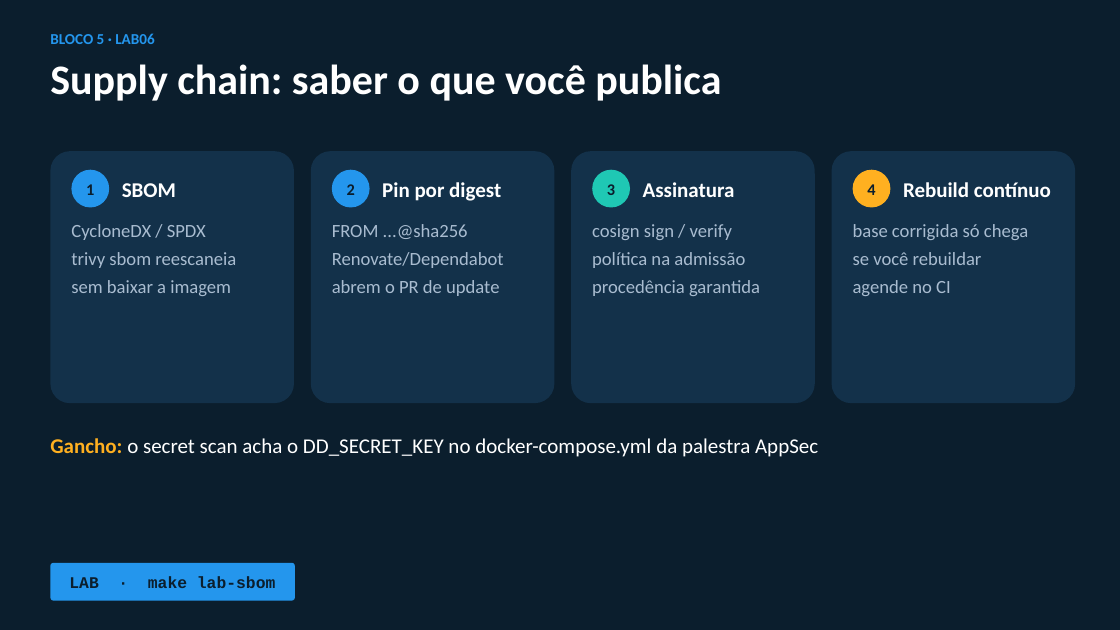
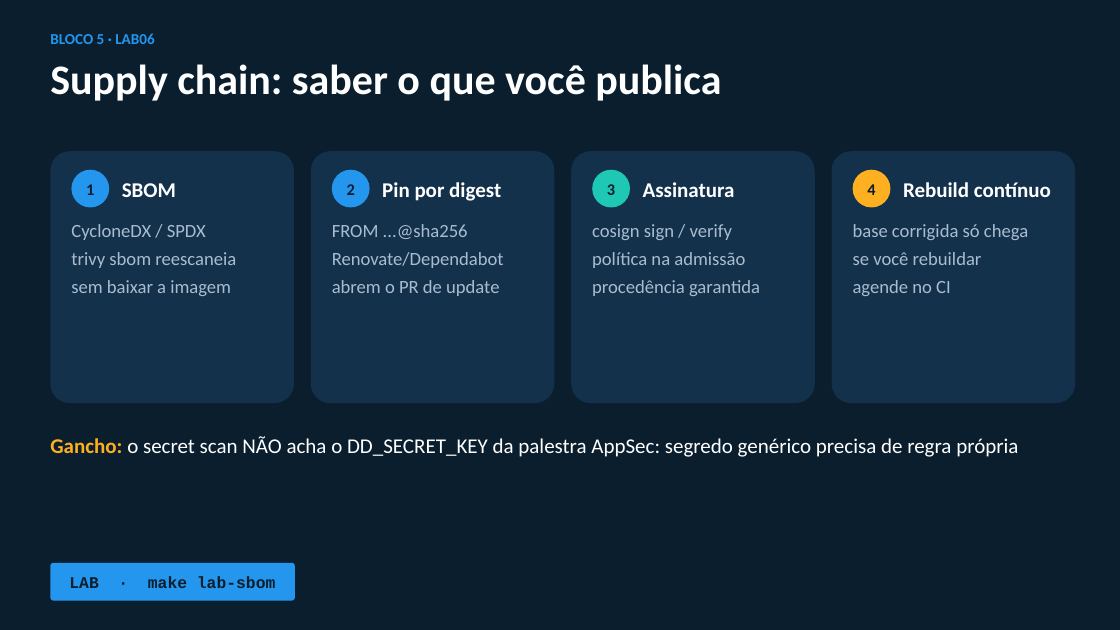
Before and after one commit to fabiofrances/appsec, a slide deck: slide 21 of reports/containerizacao-palestra.pptx (slide 20 before the commit). Drawn at 1120x630 pixels with LibreOffice and Linux fonts; fonts in the diff are those of the drawing. Boxes give left, top, right and bottom in pixels: in the first picture for what was removed or moved away, otherwise in the second. Text is boxed around its words. In the diff, an @@ line names an element or a change of style, - is before the commit and + after.

```diff
--- a/reports/containerizacao-palestra.pptx
+++ b/reports/containerizacao-palestra.pptx
@@ text at <box>50,436,1018,457</box>: text changed @@
-Gancho: o secret scan acha o DD_SECRET_KEY no docker-compose.yml da palestra AppSec
+Gancho: o secret scan NÃO acha o DD_SECRET_KEY da palestra AppSec: segredo genérico precisa de regra própria
```
Also in this commit, not shown: 7 other slides changed, 1 slide added, 3 other files.
